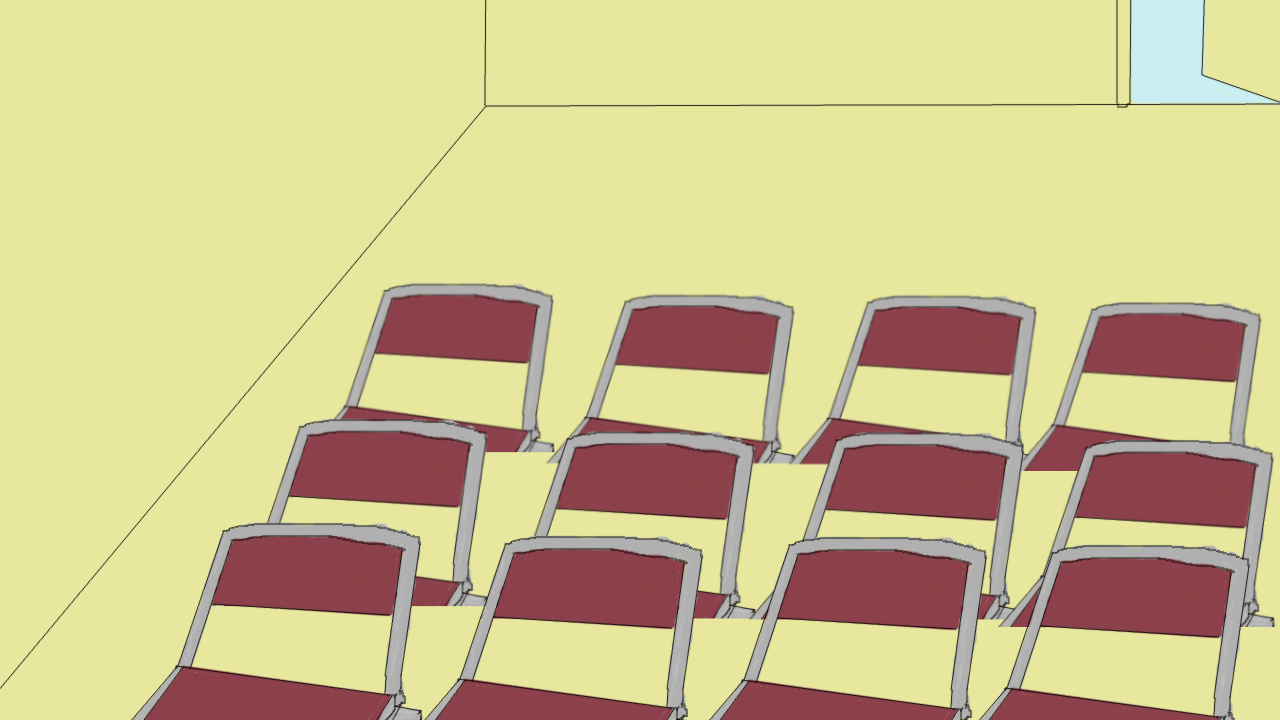
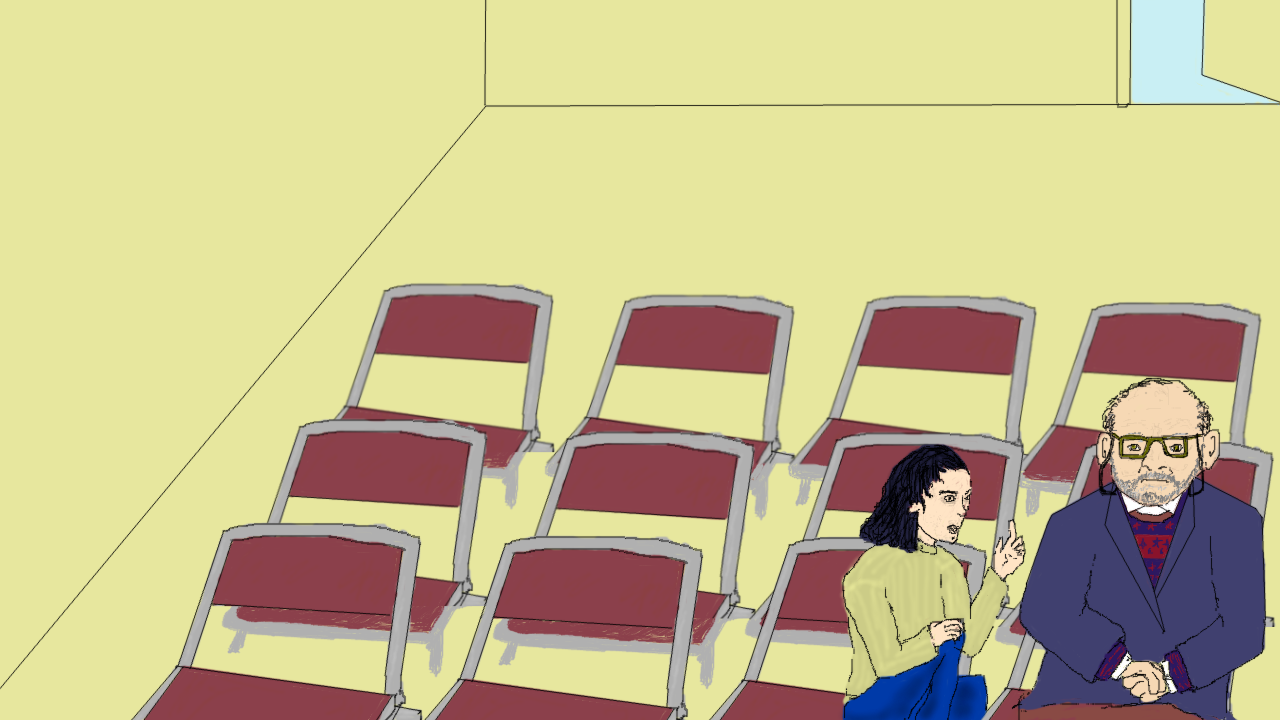
Layers edited between the first and the second 1280×720 image:
added layer "fulci wrinkles" above "fulci lines" over (1120, 386, 1194, 494)
added layer "fulci lines" above "fulci skin hair" over (1011, 377, 1267, 720)
added layer "fulci skin hair" above "fulci clothes" over (1093, 377, 1224, 704)
added layer "fulci clothes" above "argento lines" over (1015, 456, 1267, 720)
added layer "argento lines" above "argento skin hair" over (841, 444, 1027, 720)
added layer "argento skin hair" above "argento clothes" over (858, 443, 1026, 648)
added layer "argento clothes" above "front row seats" over (837, 540, 1008, 720)
removed layer "Layer #3" over (221, 417, 1267, 627)
removed layer "Layer #4" over (461, 377, 1223, 471)
added layer "row 2 seats" above "row 3 seats" over (221, 417, 1267, 690)
added layer "row 3 seats" above "room lines" over (461, 377, 1264, 522)
